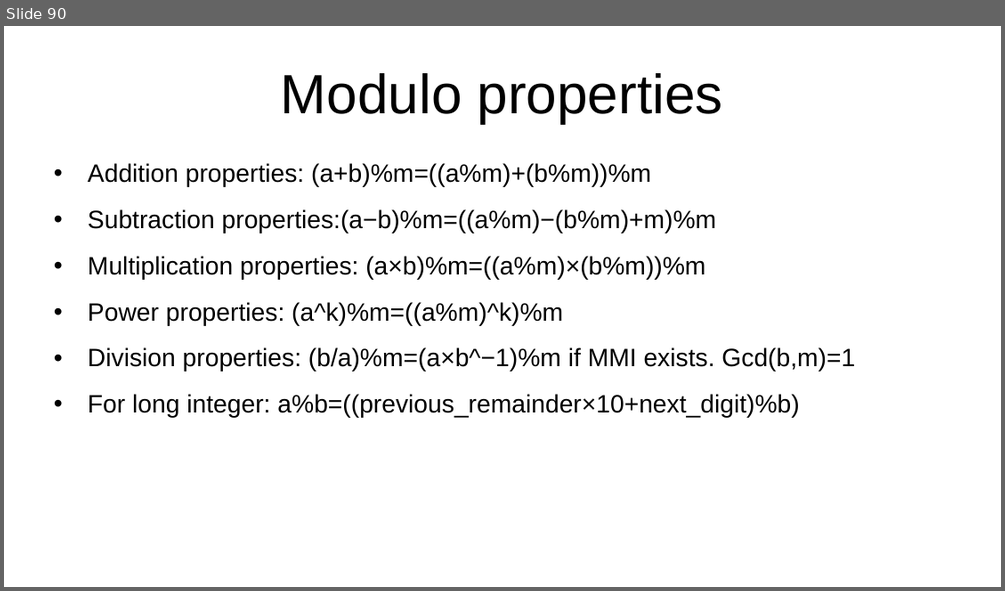
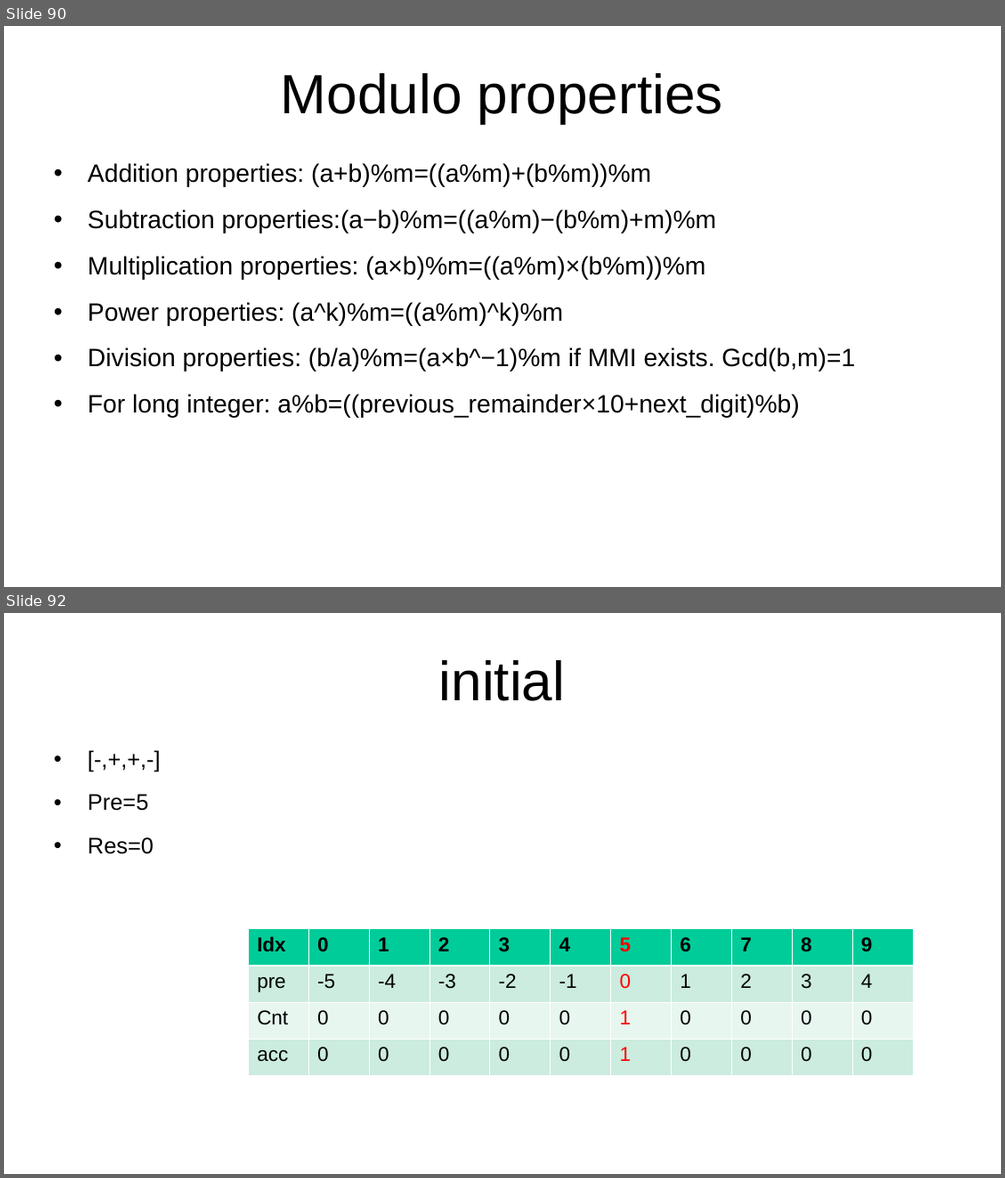
Before and after one commit to kindaichinisan/CompetitiveProgramming, a slide deck: MyCode/competitive_programming.ppt. Shown one above the other, each under a label of ours: slide 90 before the commit, slides 90 and 92 after it; the slides between them are not shown. The pictures are 1005x591 and 1005x1178 pixels, drawn with LibreOffice and Linux fonts; fonts in the diff are those of the drawing. Boxes give left, top, right and bottom in pixels: in the first picture for what was removed or moved away, otherwise in the second. Text is boxed around its words. In the diff, an @@ line names an element or a change of style, - is before the commit and + after.

```diff
--- a/MyCode/competitive_programming.ppt
+++ b/MyCode/competitive_programming.ppt
@@ slide 92 added at (4, 613, 1001, 1174), background #FFFFFF @@
@@ title added at (439, 660, 565, 701), 44 pt, text #000000 @@
+initial
@@ text added at (88, 794, 154, 854), 18 pt, text #000000 @@
+• [-,+,+,-]
+• Pre=5
+• Res=0
@@ table added at (248, 929, 914, 1075), 4 rows, 11 columns @@
+Idx | 0 | 1 | 2 | 3 | 4 | 5 | 6 | 7 | 8 | 9
+pre | -5 | -4 | -3 | -2 | -1 | 0 | 1 | 2 | 3 | 4
+Cnt | 0 | 0 | 0 | 0 | 0 | 1 | 0 | 0 | 0 | 0
+acc | 0 | 0 | 0 | 0 | 0 | 1 | 0 | 0 | 0 | 0
```
Also in this commit, not shown: 5 other slides added.
